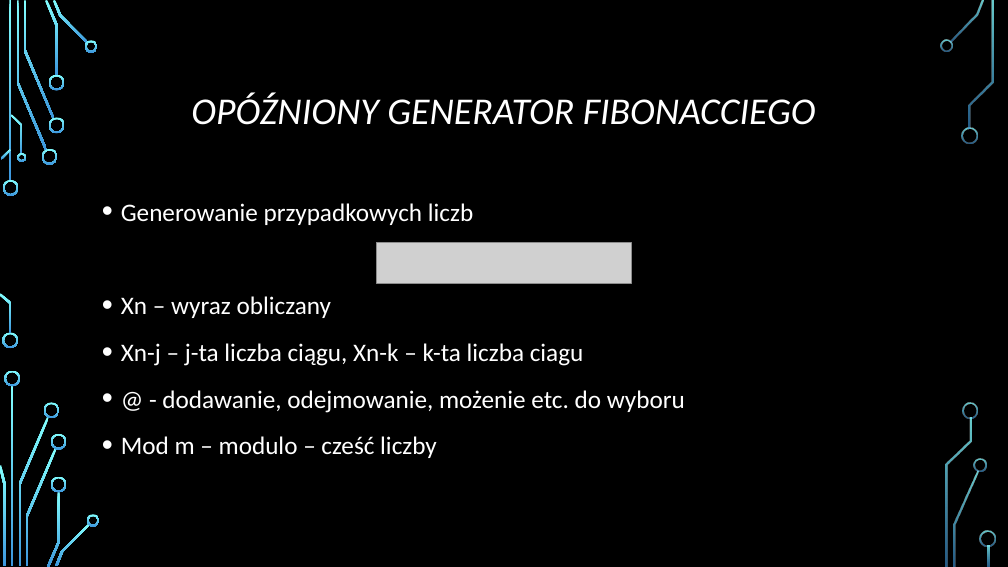
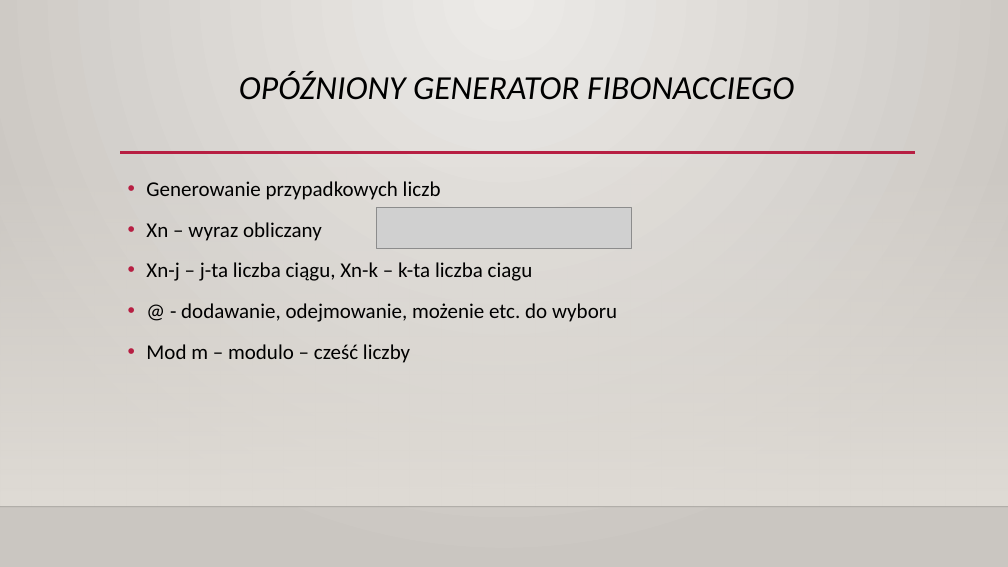
Before and after one commit to infoshareacademy/jdszw1-delta, a slide deck: slide 7 of Python_LFG/JDSZW1DE-19-Prezentacja.pptx. Drawn at 1008x567 pixels with LibreOffice and Linux fonts; fonts in the diff are those of the drawing; grey boxes stand for pictures; background and template pictures are left out. Boxes give left, top, right and bottom in pixels: in the first picture for what was removed or moved away, otherwise in the second. Text is boxed around its words. In the diff, an @@ line names an element or a change of style, - is before the commit and + after.

```diff
--- a/Python_LFG/JDSZW1DE-19-Prezentacja.pptx
+++ b/Python_LFG/JDSZW1DE-19-Prezentacja.pptx
@@ background picture (left out) to gradient #ECEAE7 to #CAC7C1 @@
@@ title "OPÓŹNIONY GENERATOR FIBONACCIEGO": place and size @@
-title "OPÓŹNIONY GENERATOR FIBONACCIEGO" at (191, 92, 816, 125)
+title "OPÓŹNIONY GENERATOR FIBONACCIEGO" at (239, 71, 794, 100)
@@ title "OPÓŹNIONY GENERATOR FIBONACCIEGO" at (239, 71, 794, 100): size 36 to 32 pt, text colour #FFFFFF to #000000; vertical alignment middle to top @@
@@ rectangle added at (0, 167, 1008, 507), fill gradient #DFDBD5 @@
@@ text "Generowanie przypadkowych liczb": place and size @@
-text "Generowanie przypadkowych liczb" at (121, 203, 685, 458)
+text "Generowanie przypadkowych liczb" at (146, 181, 617, 363)
@@ text "Generowanie przypadkowych liczb" at (146, 181, 617, 363): size 24 to 20 pt, text colour #FFFFFF to #000000 @@
@@ line added from (120, 153) to (915, 153), #B71E42 2.5 pt @@
@@ picture: place and size @@
-picture at (377, 243, 632, 284)
+picture at (377, 208, 632, 249)
@@ line added from (0, 507) to (1008, 507), #000001 1 pt @@
@@ group removed at (0, 0, 996, 567): 33 freeform shapes, 3 rectangles @@
```
Also in this commit, not shown: 7 other slides changed.
